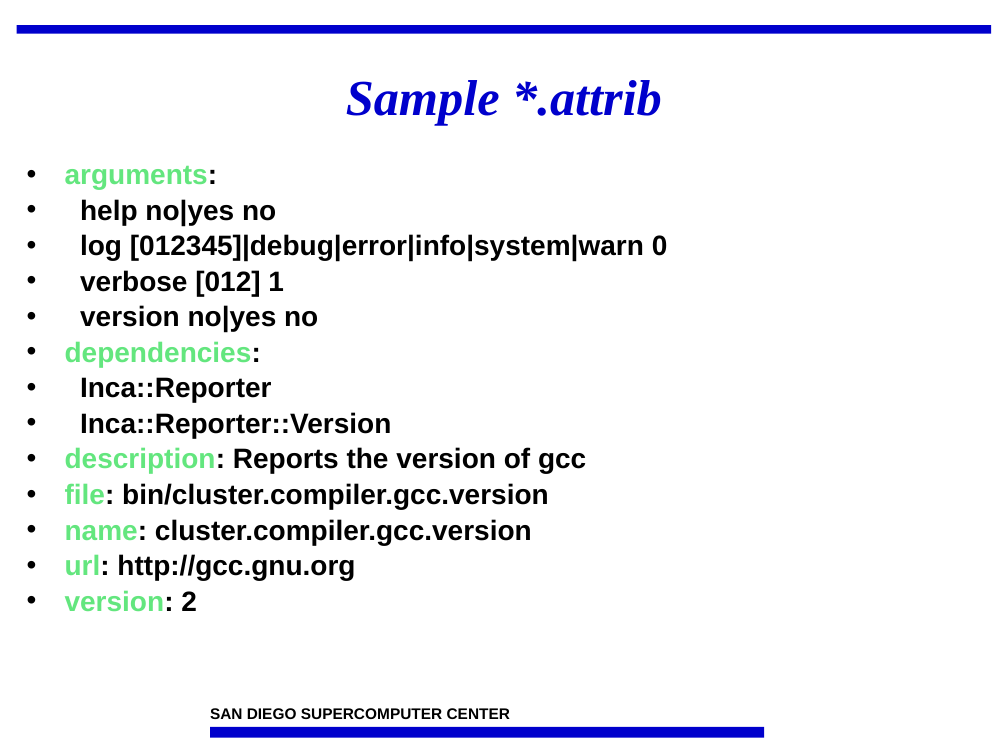
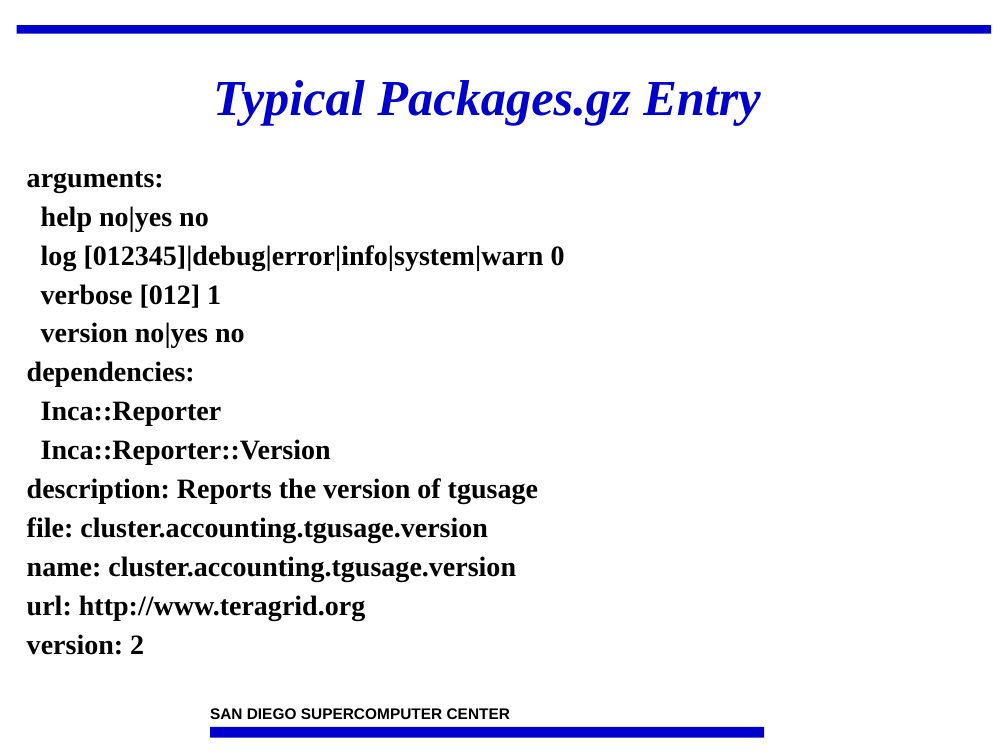
Before and after one commit to IncaProject/inca-xsede, a slide deck: slide 35 of talks/2008workshop/incaReporters.ppt (slide 29 before the commit). Drawn at 1008x756 pixels with LibreOffice and Linux fonts; fonts in the diff are those of the drawing; background and template pictures are left out. Boxes give left, top, right and bottom in pixels: in the first picture for what was removed or moved away, otherwise in the second. Text is boxed around its words. In the diff, an @@ line names an element or a change of style, - is before the commit and + after.

```diff
--- a/talks/2008workshop/incaReporters.ppt
+++ b/talks/2008workshop/incaReporters.ppt
@@ title at [213,80,760,126]: text changed @@
-Sample *.attrib
+Typical Packages.gz Entry
@@ text at [27,171,565,655]: font Arial to Times New Roman in "arguments:", "help no|yes no", "log [012345]|debug|error|info|system|warn 0", "verbose [012] 1" and 5 more places; text colour #63E67E to #000000 in "arguments:", "dependencies:", "version:"; bullet • to none; line spacing 0.85 to 0.95 @@
@@ text at [27,478,538,621]: text changed; font Arial to Times New Roman @@
-• description: Reports the version of gcc
-• file: bin/cluster.compiler.gcc.version
-• name: cluster.compiler.gcc.version
-• url: http://gcc.gnu.org
+description: Reports the version of tgusage
+file: cluster.accounting.tgusage.version
+name: cluster.accounting.tgusage.version
+url: http://www.teragrid.org
```
Also in this commit, not shown: 13 other slides changed, 7 slides added.
